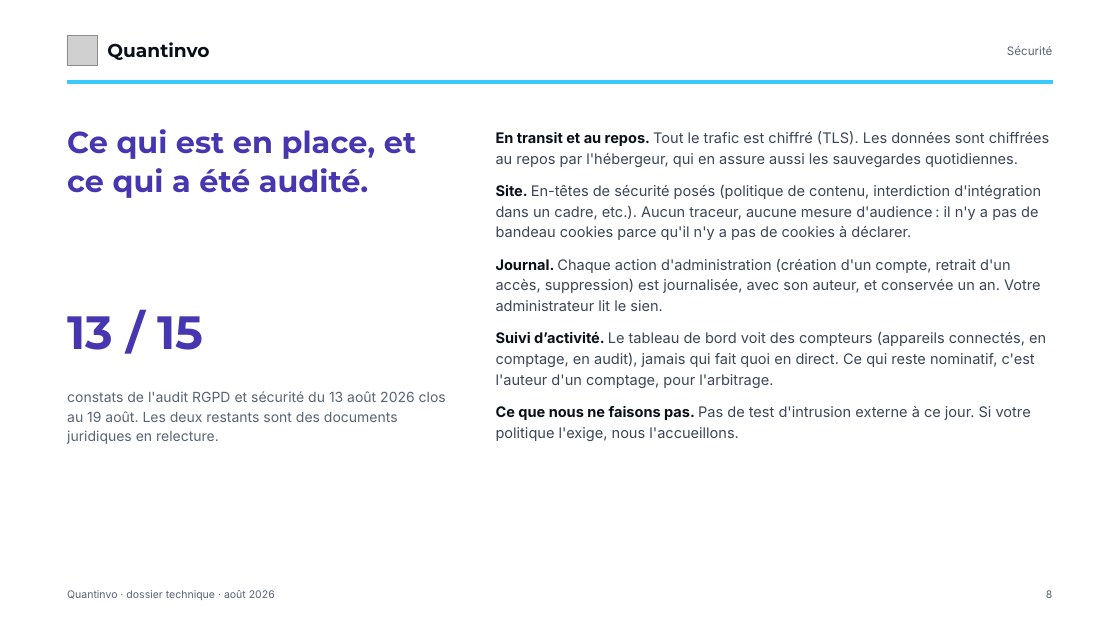
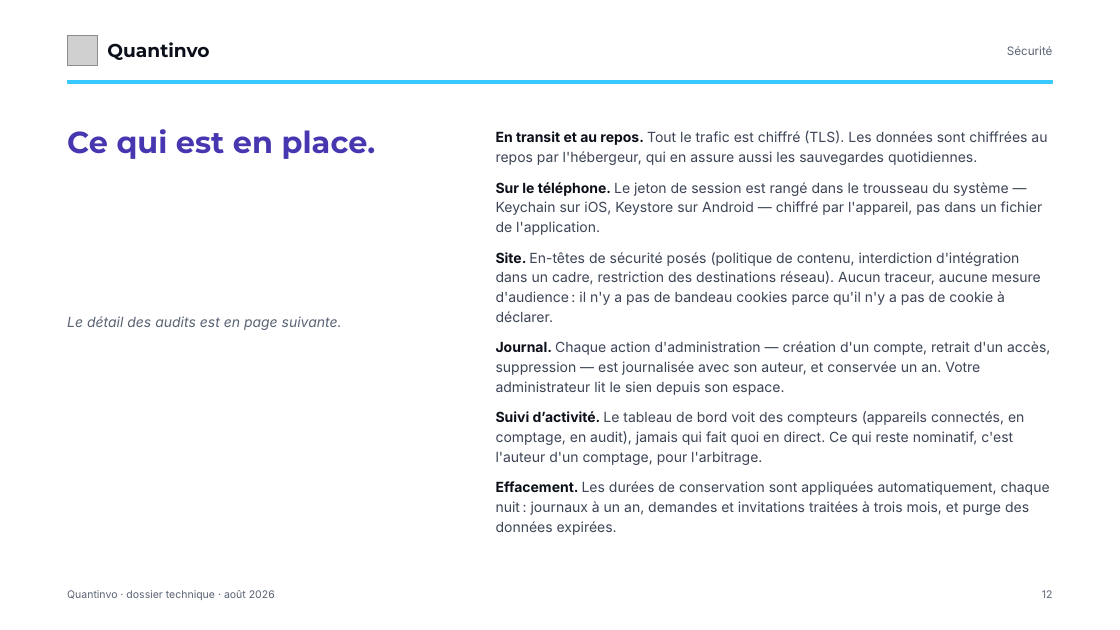
Before and after one commit to devkaylab/Inventaire, a slide deck: slide 12 of docs/entreprise/deck/Quantinvo-dossier-DSI-marque.pptx (slide 8 before the commit). Drawn at 1120x630 pixels with LibreOffice and Linux fonts; fonts in the diff are those of the drawing; grey boxes stand for pictures. Boxes give left, top, right and bottom in pixels: in the first picture for what was removed or moved away, otherwise in the second. Text is boxed around its words. In the diff, an @@ line names an element or a change of style, - is before the commit and + after.

Commit message:
Cinq présentations qui disent le prix en vigueur
Les decks du 24 août portaient encore la grille au volume de stock, une
semaine après son remplacement — et le deck Samaritaine promettait
« compteurs illimités » et « pas d'abonnement par appareil », soit l'inverse
exact de ce qu'on facture depuis le 30 août.

`offres.js` lit désormais la grille dans `web/lib/offres.ts`, la source du
site, et `blocs.js` la dessine : un deck régénéré dit forcément le prix en
vigueur, et une grille remaniée sans que le module suive fait échouer la
génération au lieu de sortir un document faux. `web/tests/deck.test.ts` refuse
qu'un montant soit réécrit à la main, sous ses trois écritures plausibles —
vérifié dans les deux sens.

Deux présentations nouvelles :

- « L'essentiel » (10 pages), pour un prospect qui a déjà une solution : ce
  que coûte vraiment une flotte de terminaux, le face-à-face poste par poste,
  et la page « Pour être honnête » qui dit ce qu'un terminal durci fait mieux
  qu'un téléphone. Aucun prix concurrent, ici ni à l'oral.
- « Tarification » (11 pages) : pourquoi on facture les appareils qui comptent
  plutôt qu'un stock déclaré, la grille, le plafond souple, la souscription en
  ligne, et ce que la licence remplace dans un budget d'inventaire.

Le dossier DSI passe de 12 à 17 pages et couvre ce qu'une DSI organise APRÈS
la signature : où prendre l'application, la mise en place étape par étape, la
prise en main, et les trois audits d'août avec leur méthode.

Captures refaites : elles montraient la barre du haut, remplacée par le rail
le 30 août. Deux défauts trouvés en les reprenant — l'indicateur de
développement de Next partait chez le client, et le magasin d'essai portait le
nom d'un prospect réel (« Oberlin Lyon » désormais, comme dans l'application).

Et le séparateur de milliers des decks est passé à l'espace fine insécable,
celui du site : deux documents qu'un prospect voit côte à côte n'écrivent plus
« 2 400 € » de deux façons.

```diff
--- a/docs/entreprise/deck/Quantinvo-dossier-DSI-marque.pptx
+++ b/docs/entreprise/deck/Quantinvo-dossier-DSI-marque.pptx
@@ text at [67, 129, 376, 159]: text changed @@
-Ce qui est en place, et ce qui a été audité.
+Ce qui est en place.
@@ text at [496, 130, 1047, 465]: size 12.5 to 12 pt in "En transit et au repos. Tout le ...", "Suivi d’activité. Le tableau de bord voit ..."; less space between paragraphs @@
@@ text at [496, 182, 1050, 395]: text changed; size 12.5 to 12 pt @@
-Site. En-têtes de sécurité posés (politique de contenu, interdiction d'intégration dans un cadre, etc.). Aucun traceur, aucune mesure d'audience : il n'y a pas de bandeau cookies parce qu'il n'y a pas de cookies à déclarer.
-Journal. Chaque action d'administration (création d'un compte, retrait d'un accès, suppression) est journalisée, avec son auteur, et conservée un an. Votre administrateur lit le sien.
+Sur le téléphone. Le jeton de session est rangé dans le trousseau du système — Keychain sur iOS, Keystore sur Android — chiffré par l'appareil, pas dans un fichier de l'application.
+Site. En-têtes de sécurité posés (politique de contenu, interdiction d'intégration dans un cadre, restriction des destinations réseau). Aucun traceur, aucune mesure d'audience : il n'y a pas de bandeau cookies parce qu'il n'y a pas de cookie à déclarer.
+Journal. Chaque action d'administration — création d'un compte, retrait d'un accès, suppression — est journalisée avec son auteur, et conservée un an. Votre administrateur lit le sien depuis son espace.
@@ text at [67, 316, 342, 330]: text changed; size 40 to 12 pt; font Montserrat to Inter; text colour #4636B0 to #5B6475; bold off; italic on @@
-13 / 15
+Le détail des audits est en page suivante.
@@ text removed at [67, 391, 446, 444] @@
-constats de l'audit RGPD et sécurité du 13 août 2026 clos au 19 août. Les deux restants sont des documents juridiques en relecture.
@@ text at [496, 481, 1050, 535]: text changed; size 12.5 to 12 pt @@
-Ce que nous ne faisons pas. Pas de test d'intrusion externe à ce jour. Si votre politique l'exige, nous l'accueillons.
+Effacement. Les durées de conservation sont appliquées automatiquement, chaque nuit : journaux à un an, demandes et invitations traitées à trois mois, et purge des données expirées.
@@ text at [1042, 590, 1053, 598]: text changed @@
-8
+12
```
Also in this commit, not shown: 11 other slides changed, 5 slides added, 25 other files.
